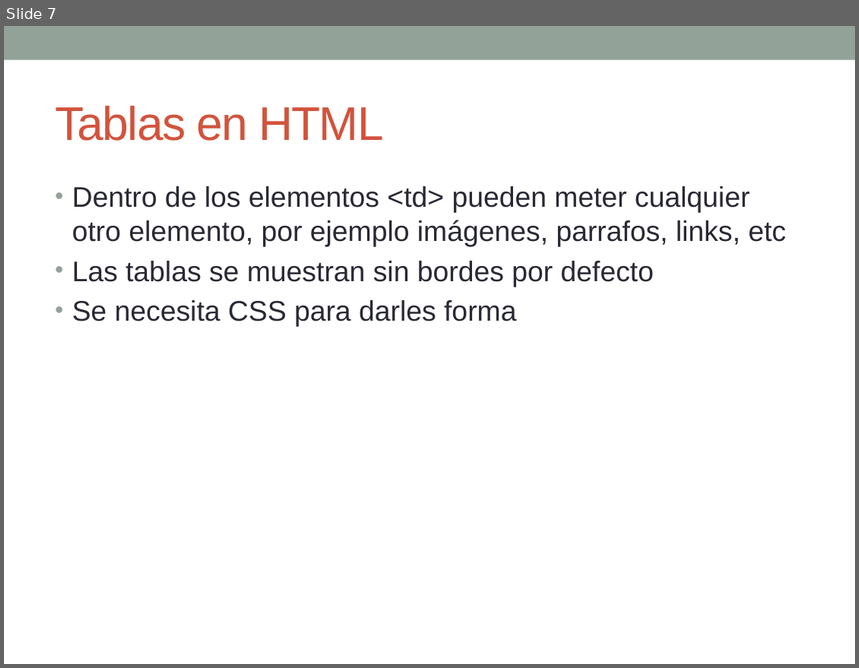
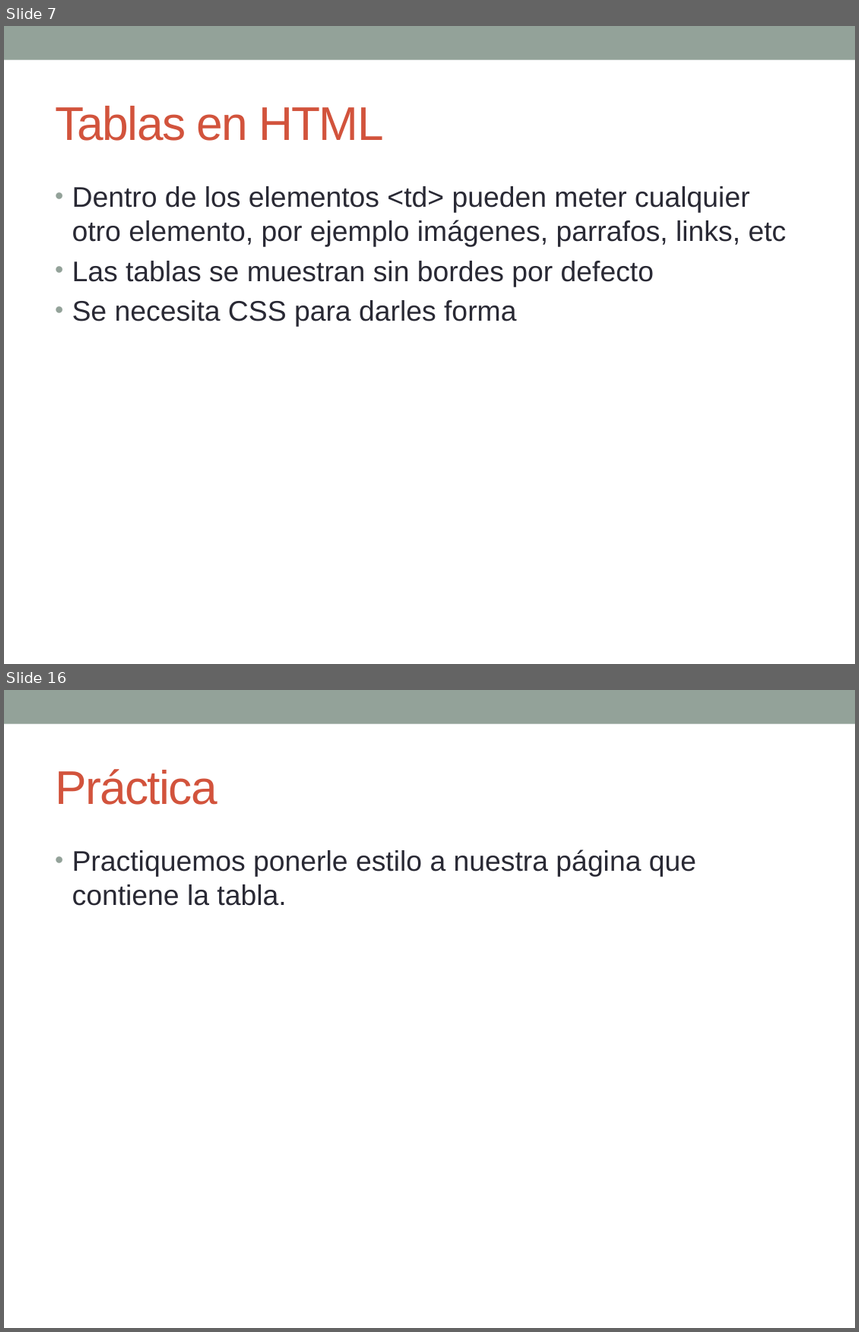
Before and after one commit to esolorzanob/UPI_Diseno, a slide deck: Semana 3.pptx. Shown one above the other, each under a label of ours: slide 7 before the commit, slides 7 and 16 after it; the slides between them are not shown. The pictures are 859x668 and 859x1332 pixels, drawn with LibreOffice and Linux fonts; fonts in the diff are those of the drawing. Boxes give left, top, right and bottom in pixels: in the first picture for what was removed or moved away, otherwise in the second. Text is boxed around its words. In the diff, an @@ line names an element or a change of style, - is before the commit and + after.

```diff
--- a/Semana 3.pptx
+++ b/Semana 3.pptx
@@ slide 16 added at [4,690,855,1328], background #FFFFFF; not listed: 1 template element that a slide beside it also shows @@
@@ title added at [55,769,218,805], 40 pt, text #D2533C @@
+Práctica
@@ text added at [72,850,696,906], 24 pt, text #292934 @@
+• Practiquemos ponerle estilo a nuestra página que contiene la tabla.
```
Also in this commit, not shown: 2 slides changed, 8 other slides added, 1 slide removed, 4 other files.
